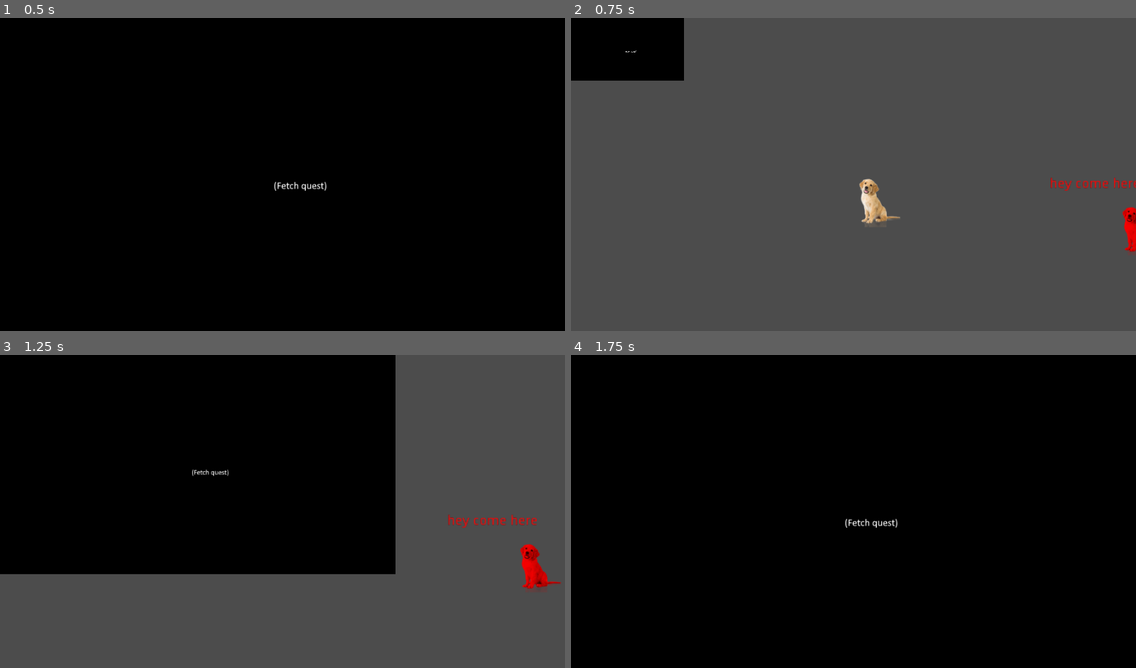
Above: before the commit, frames 1-4 (two rows, left to right).
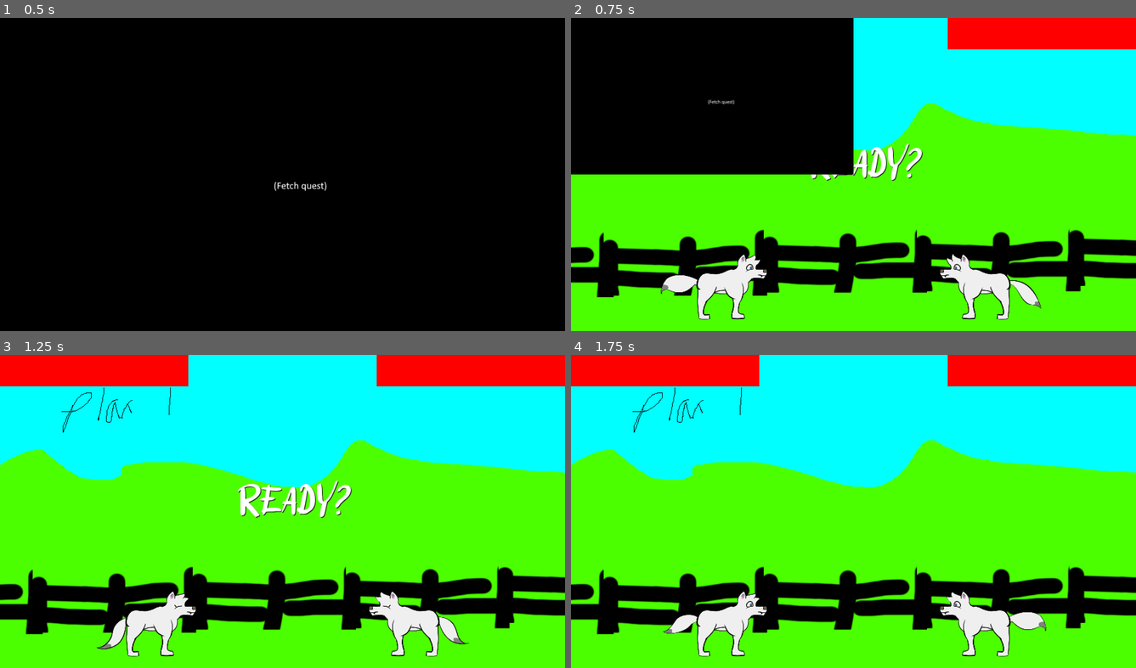
Above: after the commit, the same moments.

Repository: m7rk/openjam2021
Game: Godot game, scene res://Fight.tscn
The game is run twice, just before and just after one commit, with the same random seed, the same clock (stepped at 60 frames per second) and the same inputs. Before the commit the project starts from res://Overworld.tscn.
Inputs:
- Up to frame 1 (0.5 s): no input
- Up to frame 2 (0.75 s): tap Enter at 0.5 s; hold D (right) from 0.53 s (still down); hold J (close) from 0.53 s (still down)
- Up to frame 3 (1.25 s): keep holding D (right); keep holding J (close); tap K (ranged) at 0.8 s
- Up to frame 4 (1.75 s): release D (right) at 1.28 s; release J (close) at 1.28 s; hold S (down) from 1.28 s (still down); tap K (ranged) at 1.35 s; tap L (special) at 1.55 s

Frame 1 is identical in both runs. In frame 2, 96% of the frame differs, in the area x 0-100%, y 0-100%; in frame 3, 100%; in frame 4, 90%.

Commit message:
formalize naming

Diff:
--- a/Fight.tscn
+++ b/Fight.tscn
@@ -103,7 +103,7 @@
 [node name="AnimatedSprite" type="AnimatedSprite" parent="Player"]
 scale = Vector2( 0.3, 0.3 )
 frames = ExtResource( 12 )
-frame = 14
+frame = 6
 speed_scale = 1.5
 playing = true
 __meta__ = {
@@ -134,7 +134,7 @@
 [node name="AnimatedSprite" type="AnimatedSprite" parent="Enemy"]
 scale = Vector2( 0.3, 0.3 )
 frames = ExtResource( 12 )
-frame = 13
+frame = 5
 speed_scale = 1.5
 playing = true
 __meta__ = {
--- a/frisbee/frisbee.tscn
+++ b/frisbee/frisbee.tscn
@@ -8,6 +8,7 @@
 
 [node name="RigidBody2D" type="RigidBody2D"]
 position = Vector2( 408.708, 252.673 )
+gravity_scale = 3.0
 contacts_reported = 1
 contact_monitor = true
 script = ExtResource( 2 )
--- a/project.godot
+++ b/project.godot
@@ -11,7 +11,7 @@
 [application]
 
 config/name="Jam 2021"
-run/main_scene="res://Overworld.tscn"
+run/main_scene="res://Fight.tscn"
 config/icon="res://icon.png"
 
 [display]
--- a/scripts/EnemyDog.gd
+++ b/scripts/EnemyDog.gd
@@ -6,17 +6,25 @@
 
 	move_time -= delta
 	if(move_time < 0):
-		var targ = int(rand_range(0,3))
-		if(targ == 0):
+		var targ = int(rand_range(0,4))
+		if(targ == 0 or targ == 1):
 			cmds = ["right"]
-			move_time = 1
-		elif(targ == 1):
+			move_time = 0.5
+		elif(targ == 2):
 			cmds = ["left"]
-			move_time = 1
+			move_time = 0.5
 		else:
 			cmds = []
-			move_time = 0.5
+			move_time = 0.3
 
-	do_input(-1,delta)
-	apply_forces(delta)
+	var dist = abs(global_position.x - get_node("../Player").global_position.x)
+
+	if(dist < 190):
+		cmds.append("close")
+
+	if(dist > 400 && move_time > 0.4):
+		cmds.append("ranged")
+
+	doInput(-1,delta)
+	applyForces(delta)
 	velocity = move_and_slide(velocity, Vector2.DOWN)
--- a/scripts/GenericDog.gd
+++ b/scripts/GenericDog.gd
@@ -5,49 +5,149 @@
 
 var hp = 100
 var velocity = Vector2.ZERO
-var gravity = 1000
-var movespeed = 2000
-var dampen = 10
-
 var input = ""
 var cmds = []
 
+# which attack are we charging?
 var charge_command = ""
+# how long have we charged it for?
 var charge_time = 0
 
+# no attacks or charging allowed during cooldown
+var cooldown = 0
+# which attack did we just execute?
+var attack_executed = ""
+
+var time_elapsed = 0
+var last_inputs = []
+var last_l_depress = 0
+var last_r_depress = 0
+
+# consts
+var GRAVITY = 1000
+var MOVESPEED = 2500
+var DAMPEN_FACTOR = 10
+
+var CLOSE_ATTACK_LAUNCH = 0.5
+var CLOSE_ATTACK_COOLDOWN = 0.7
+var CLOSE_ATTACK_VEL_BOOST = 700
+var CLOSE_ATTACK_RANGE = 200
+var CLOSE_ATTACK_DAMAGE = 20
+
+var RANGED_CHARGE = 0.5
+var RANGED_COOLDOWN = 0.5
+var RANGED_LAUNCH = 0.3
+var RANGED_ATTACK_DAMAGE = 15
+
+var FRISBEE_SPEED_X = 300
+var FRISBEE_SPEED_Y = 150
+
+var BACKUP_SPEED_RATIO = 0.7
+
+var DASH_DETECTION_TIME = 0.1
+var DASH_VELOCITY = 700
+var DASH_COOLDOWN = 0.3
+var DASH_COST = 3
+
 func hit(rev):
-	velocity.y = -100
-	velocity.x = rev * 1000
-	hp -= 5
+	velocity.y = -200
+	velocity.x = rev * 2500
+	hp -= CLOSE_ATTACK_DAMAGE
 
 func catch():
-	hp -= 10
+	hp -= RANGED_ATTACK_DAMAGE
+	# launch catch animation.
 
-func do_input(rev, delta):
+func checkForDash(rev):
+		# check for dash
+	if("right" in last_inputs and not "right" in cmds):
+		last_r_depress = time_elapsed
+
+	if("left" in last_inputs and not "left" in cmds):
+		last_l_depress = time_elapsed
+
+	if("right" in cmds and time_elapsed - last_r_depress < DASH_DETECTION_TIME):
+		cooldown = DASH_COOLDOWN
+		hp -= DASH_COST
+		velocity.x += DASH_VELOCITY * rev
+
+	if("left" in cmds and time_elapsed - last_l_depress < DASH_DETECTION_TIME):
+		cooldown = DASH_COOLDOWN
+		hp -= DASH_COST
+		velocity.x -= (DASH_VELOCITY * BACKUP_SPEED_RATIO) * rev
+
+func doInput(rev, delta):
 	if(get_node("../").trans_time  > 0):
 		return
 
-	if("right" in cmds):
-		velocity.x += delta * movespeed * rev
-	if("left" in cmds):
-		velocity.x -= delta * (movespeed * 0.75) * rev
+	time_elapsed += delta
 
-func fight(rev):
-	if(get_node("../").trans_time > 0):
-		return
+	# cancel move if holding fight keys, or in cooldown
+	if("close" in cmds or "ranged" in cmds or "special" in cmds or cooldown > 0):
+		cmds.erase("left")
+		cmds.erase("right")
+
+	checkForDash(rev)
+
+	last_inputs = cmds
 
 
+	cooldown -= delta
+	tryAttacks(rev,delta)
 
-	if("close" in cmds):
-		if(abs(global_position.x - get_node("../Enemy").global_position.x) < 200):
+	if(charge_command == "ranged" and charge_time > RANGED_CHARGE):
+		get_node("AnimatedSprite").modulate = Color(1,1,0)
+	else:
+		get_node("AnimatedSprite").modulate = Color(1,1,1)
+
+
+	if("right" in cmds):
+		velocity.x += delta * MOVESPEED * rev
+	if("left" in cmds):
+		velocity.x -= delta * (MOVESPEED * BACKUP_SPEED_RATIO) * rev
+
+
+func tryCloseAttack(rev, delta):
+	if(attack_executed == "close" and cooldown > CLOSE_ATTACK_LAUNCH and cooldown - delta <= CLOSE_ATTACK_LAUNCH):
+		velocity.x += CLOSE_ATTACK_VEL_BOOST * rev
+		# hit them during the pounce frame
+		var dist = abs(global_position.x - get_node("../Player").global_position.x)
+		if(rev == 1):
+			dist = abs(global_position.x - get_node("../Enemy").global_position.x)
+		if(dist < CLOSE_ATTACK_RANGE and rev == 1):
 			get_node("../Enemy").hit(rev)
+		if(dist < CLOSE_ATTACK_RANGE and rev == -1):
+			get_node("../Player").hit(rev)
 
+	# put in an order to execute "close" attack
+	if("close" in cmds and cooldown < 0):
+		cooldown = CLOSE_ATTACK_COOLDOWN
+		attack_executed = "close"
+		charge_command = ""
+		return true
+	return false
+
+func tryRangedAttack(rev, delta):
 	if("ranged" in cmds):
-		var v = frisbee.instance()
-		get_node("../Projectiles").add_child(v)
-		v.global_position = global_position + Vector2(rev * 90,-50)
-		v.linear_velocity = Vector2(rev * 200,-60)
+		if(charge_command == ""):
+			charge_command = "ranged"
+		charge_time += delta
+		return true
+	else:
+		if(charge_command == "ranged" and charge_time > RANGED_CHARGE):
+			var v = frisbee.instance()
+			get_node("../Projectiles").add_child(v)
+			v.global_position = global_position + Vector2(rev * 90,-50)
+			v.linear_velocity = Vector2(rev * FRISBEE_SPEED_X,-FRISBEE_SPEED_Y)
+			charge_command = ""
+			charge_time = 0
+			return true
+	return false
 
-func apply_forces(delta):
-	velocity.x = velocity.x * (1 - (delta * dampen))
-	velocity.y += gravity * delta
+func tryAttacks(rev, delta):
+	# short circuit lmoa
+	return tryCloseAttack(rev, delta) || tryRangedAttack(rev, delta)
+
+func applyForces(delta):
+	velocity.x = velocity.x * (1 - (delta * DAMPEN_FACTOR))
+	velocity.y += GRAVITY * delta
--- a/scripts/OverworldManager.gd
+++ b/scripts/OverworldManager.gd
@@ -10,12 +10,12 @@
 func _ready():
 	get_node("Transitioner/AnimationPlayer").play("endtrans")
 
-func do_anim_finished(string):
+func doAnimFinished(string):
 	get_tree().change_scene("res://Fight.tscn")
 
 func transition():
 	get_node("Transitioner/AnimationPlayer").play("starttrans")
-	get_node("Transitioner/AnimationPlayer").connect("animation_finished", self, "do_anim_finished")
+	get_node("Transitioner/AnimationPlayer").connect("animation_finished", self, "doAnimFinished")
 
 
 # Called every frame. 'delta' is the elapsed time since the previous frame.
--- a/scripts/PlayerDog.gd
+++ b/scripts/PlayerDog.gd
@@ -1,23 +1,22 @@
 extends "res://scripts/GenericDog.gd"
 
 
-func fetch_inputs():
+func fetchInputs():
 
 	if(Input.is_action_pressed("left")):
 		cmds.append("left")
 	if(Input.is_action_pressed("right")):
 		cmds.append("right")
-	if(Input.is_action_just_pressed("close")):
+	if(Input.is_action_pressed("close")):
 		cmds.append("close")
-	if(Input.is_action_just_pressed("ranged")):
+	if(Input.is_action_pressed("ranged")):
 		cmds.append("ranged")
-	if(Input.is_action_just_pressed("special")):
+	if(Input.is_action_pressed("special")):
 		cmds.append("special")
 
 func _physics_process(delta):
 	cmds = []
-	fetch_inputs()
-	fight(1)
-	do_input(1,delta)
-	apply_forces(delta)
+	fetchInputs()
+	doInput(1,delta)
+	applyForces(delta)
 	velocity = move_and_slide(velocity, Vector2.DOWN)
Not shown, added: ball/ball squish.png.import
Not shown, added: ball/ball.png.import
